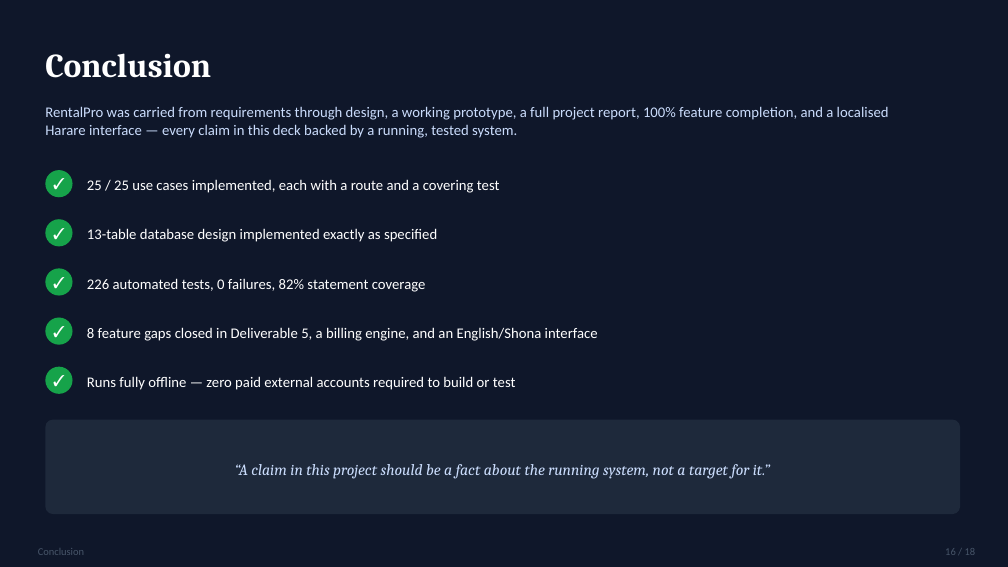
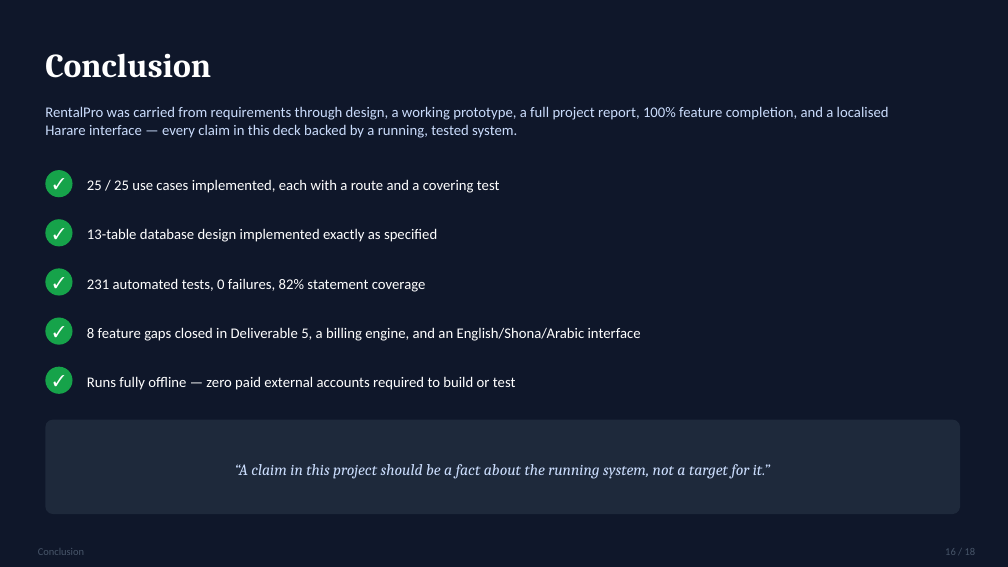
Before and after one commit to Abdur-lab/github-slideshow, a slide deck: slide 16 of docs/ABDURRAHMAAN_IT401_DEL_6_PRESENTATION.pptx. Drawn at 1008x567 pixels with LibreOffice and Linux fonts; fonts in the diff are those of the drawing. Boxes give left, top, right and bottom in pixels: in the first picture for what was removed or moved away, otherwise in the second. Text is boxed around its words. In the diff, an @@ line names an element or a change of style, - is before the commit and + after.

```diff
--- a/docs/ABDURRAHMAAN_IT401_DEL_6_PRESENTATION.pptx
+++ b/docs/ABDURRAHMAAN_IT401_DEL_6_PRESENTATION.pptx
@@ text at [87,278,426,292]: text changed @@
-226 automated tests, 0 failures, 82% statement coverage
+231 automated tests, 0 failures, 82% statement coverage
@@ text at [87,327,641,341]: text changed @@
-8 feature gaps closed in Deliverable 5, a billing engine, and an English/Shona interface
+8 feature gaps closed in Deliverable 5, a billing engine, and an English/Shona/Arabic interface
```
Also in this commit, not shown: 7 other slides changed, 5 other files.
